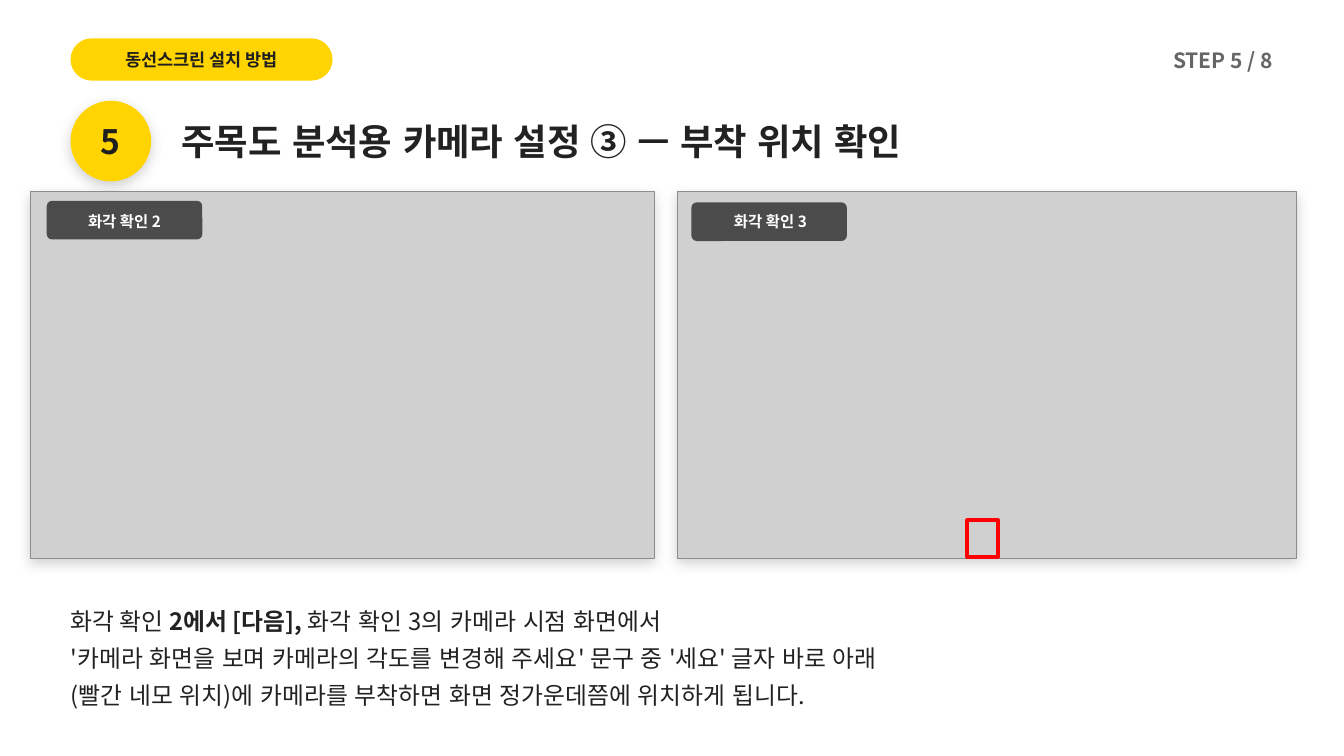
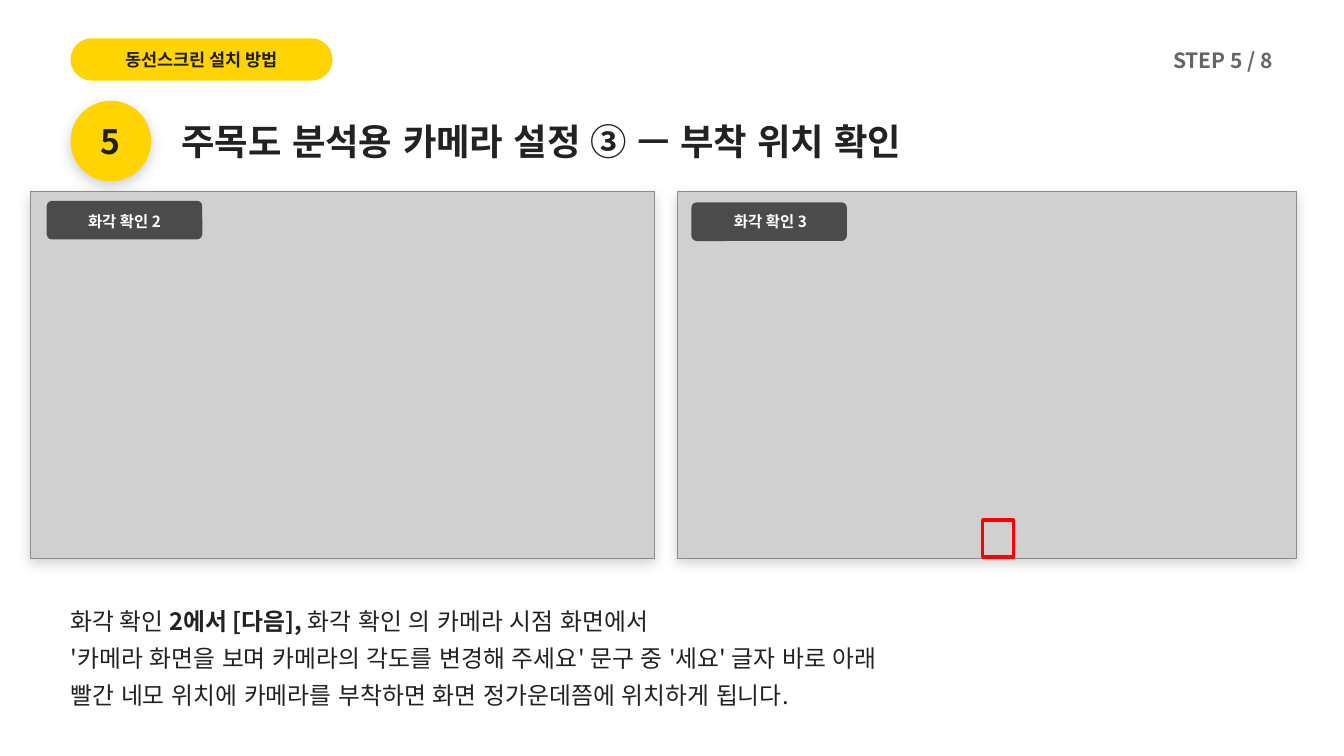
Before and after one commit to alsdn2947/ars, a slide deck: slide 12 of 이마트_AI카메라_설치매뉴얼.pptx. Drawn at 1344x756 pixels with LibreOffice and Linux fonts; fonts in the diff are those of the drawing; grey boxes stand for pictures. Boxes give left, top, right and bottom in pixels: in the first picture for what was removed or moved away, otherwise in the second. Text is boxed around its words. In the diff, an @@ line names an element or a change of style, - is before the commit and + after.

```diff
--- a/이마트_AI카메라_설치매뉴얼.pptx
+++ b/이마트_AI카메라_설치매뉴얼.pptx
@@ rectangle moved from (x1=968, y1=520, x2=999, y2=557) to (x1=983, y1=520, x2=1014, y2=557) @@
@@ text at (x1=71, y1=610, x2=648, y2=635): text changed @@
-화각 확인 2에서 [다음], 화각 확인 3의 카메라 시점 화면에서
+화각 확인 2에서 [다음], 화각 확인 의 카메라 시점 화면에서
@@ text at (x1=71, y1=684, x2=789, y2=706): text changed @@
-(빨간 네모 위치)에 카메라를 부착하면 화면 정가운데쯤에 위치하게 됩니다.
+빨간 네모 위치에 카메라를 부착하면 화면 정가운데쯤에 위치하게 됩니다.
```
Also in this commit, not shown: 10 other slides changed, 1 slide added, 2 other files.
